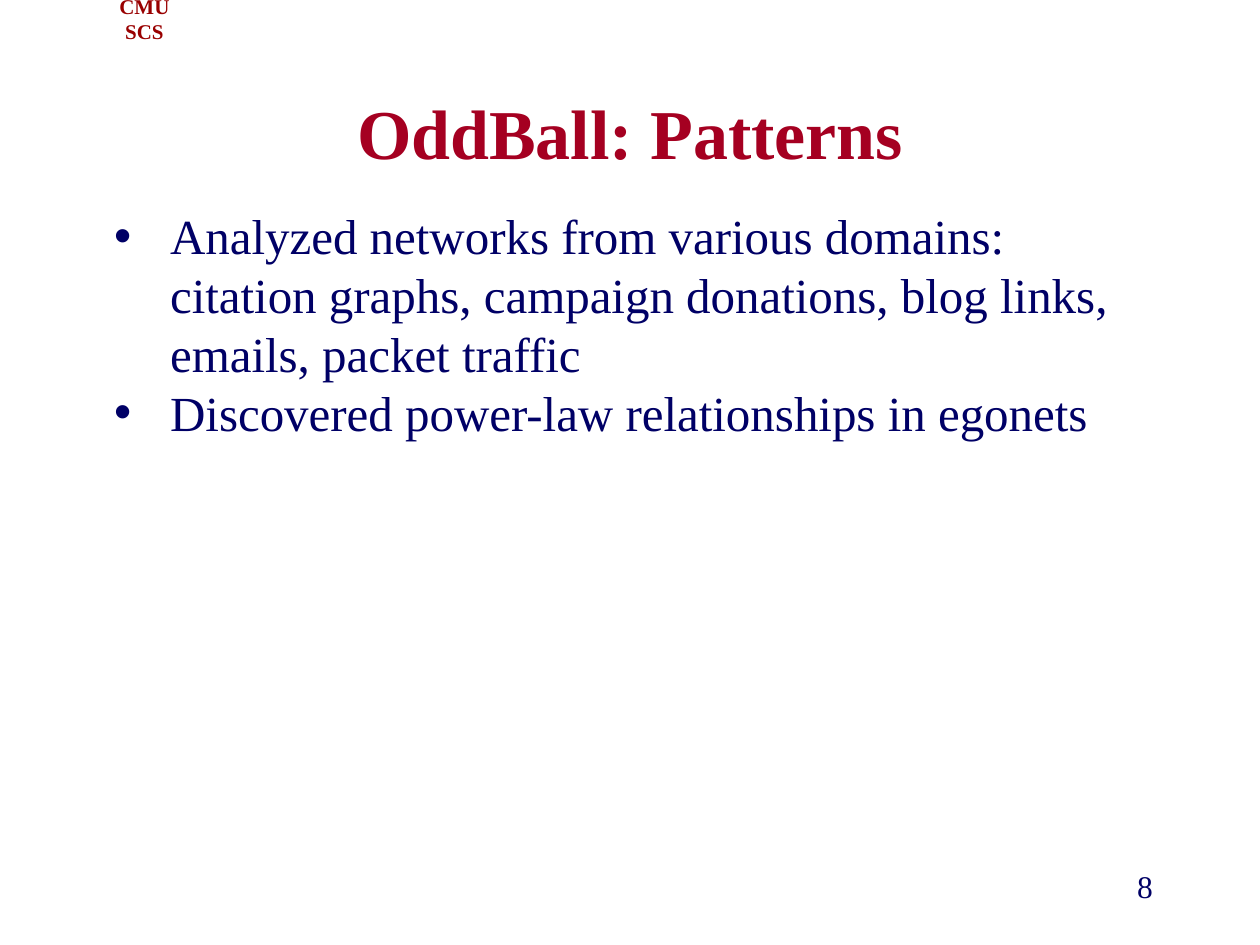
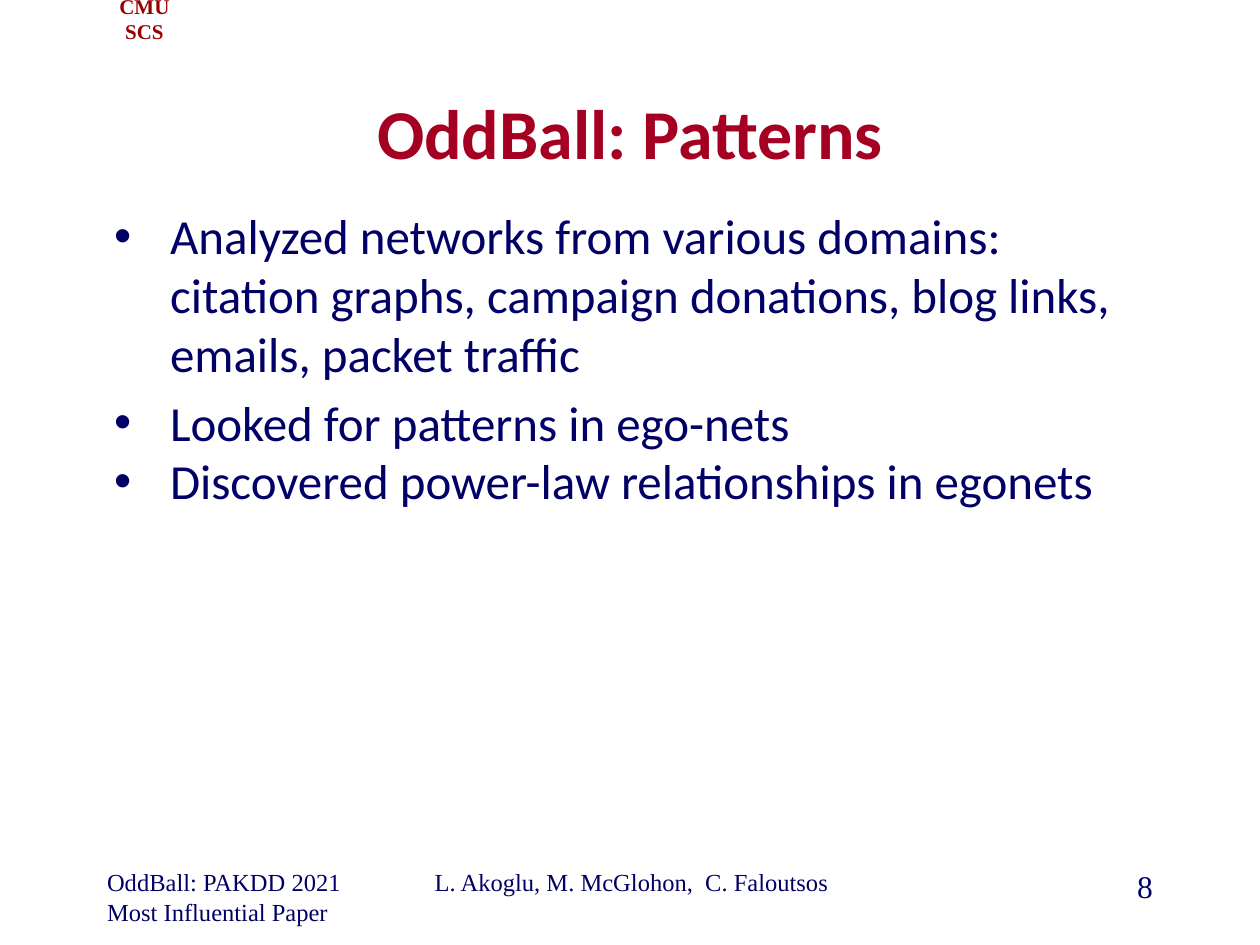
Before and after one commit to cfaloutsos/2021-pakdd-ToT, a slide deck: slide 8 of P1_past_OddBall_ToT.pptx. Drawn at 1260x945 pixels with LibreOffice and Linux fonts; fonts in the diff are those of the drawing; background and template pictures are left out. Boxes give left, top, right and bottom in pixels: in the first picture for what was removed or moved away, otherwise in the second. Text is boxed around its words. In the diff, an @@ line names an element or a change of style, - is before the commit and + after.

```diff
--- a/P1_past_OddBall_ToT.pptx
+++ b/P1_past_OddBall_ToT.pptx
@@ title "OddBall: Patterns" at bbox=[377, 110, 882, 160]: font Times New Roman to Calibri @@
@@ text at bbox=[170, 220, 1109, 508]: font Times New Roman to Calibri in "Analyzed networks from various domains: citation graphs, ...", "Discovered power-law relationships in egonets" @@
@@ text at bbox=[170, 407, 789, 450]: paragraph added @@
+• Looked for patterns in ego-nets
@@ text added at bbox=[107, 874, 341, 926], 14 pt, text #000066 @@
+OddBall: PAKDD 2021 Most Influential Paper
@@ text added at bbox=[435, 874, 828, 897], 14 pt, text #000066 @@
+L. Akoglu, M. McGlohon, C. Faloutsos
```
Also in this commit, not shown: 11 other slides changed, 1 slide removed.
